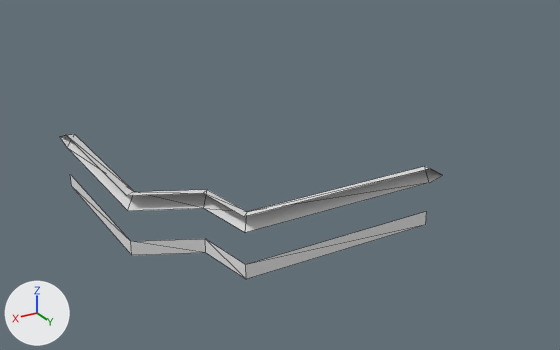
What one commit did to the glTF model Assets/Maps/AA/Models/Modern/mod2.gltf.
Camera for both pictures: a 50 mm camera at (19.6, 36.1, 23.0) aimed at (-4.0, -3.2, 3.4). Lighting does not change. The marker at lower left points along +X, +Y and +Z. Mesh edges are drawn as thin lines. Where no turn or scale is listed for an object, it has been applied to the vertices. Vertices at the same position are counted once.
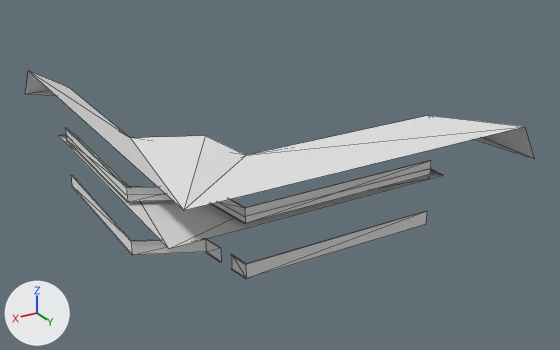
Patch to the scene script:
```diff
--- a/Assets/Maps/AA/Models/Modern/mod2.gltf.py
+++ b/Assets/Maps/AA/Models/Modern/mod2.gltf.py
@@ mat_material_004 @@
+mat_material_004 = bpy.data.materials.new('Material.004')
+# uses the picture img_brick_specular
@@ me_plane_003 @@
 # used by ob_plane_002; location = (0.0, 0.0, 0.0)
-me_plane_003.from_pydata(...)  # 10 vertices, 8 faces; spans x -12.0..6.0, y -16.0..2.0, z 0.0..1.0
+me_plane_003.from_pydata(...)  # 27 vertices, 26 faces; spans x -12.1..6.0, y -16.1..2.0, z 0.0..1.0
+# me_plane_003 part 1
+# 1 vertex is removed from x -12.0, y 2.0, z 0.0
+# 8 faces are deleted
+# 18 vertices are added at x -12.1..5.9, y -16.1..1.9, z 0.0..1.0
+# 26 new faces join them
 me_plane_003.materials.append(mat_material_002)
@@ me_plane_001 @@
 # used by ob_plane_003; location = (0.0, 0.0, 0.0); scale = (0.2, 0.2, 0.2)
-me_plane_001.from_pydata(...)  # 17 vertices, 20 faces; spans x -65.6..30.0, y -88.9..10.0, z 15.0..19.9
+me_plane_001.from_pydata(...)  # 15 vertices, 18 faces; spans x -65.6..30.0, y -88.9..10.0, z 16.3..19.9
+# me_plane_001 part 2
+# 3 vertices are removed from x 7.0..30.0, y -20.0..10.0, z 15.0
+# 6 faces are deleted
+# 2 vertices move from x -60.0..30.0, y -80.0..10.0, z 15.0 to x -60.0..30.0, y -80.0..10.0, z 16.3
+# 1 vertex is added at (30.0, 10.0, 16.3)
+# 4 new faces join them
 me_plane_001.materials.append(mat_material_002)
@@ me_plane_005 @@
+me_plane_005.from_pydata(...)  # 19 vertices, 20 faces; spans x -12.1..6.0, y -16.1..2.0, z 0.0..1.0
+me_plane_005.materials.append(mat_material_004)  # its picture is missing
@@ me_plane_004 @@
+me_plane_004.from_pydata(...)  # 13 vertices, 16 faces; spans x -13.2..8.0, y -17.8..9.0, z 3.3..5.4
+me_plane_004.materials.append(mat_material_004)  # its picture is missing
@@ ob_plane_003 @@
 ob_plane_003.location = (0.0, 0.0, 0.0)
-ob_plane_003.scale = (0.2, 0.2, 0.2)
+ob_plane_003.scale = (0.2, 0.202, 0.2)
@@ ob_plane_005 @@
+ob_plane_005 = bpy.data.objects.new('Plane.005', me_plane_005)
+ob_plane_005.location = (0.0, 0.0, 3.54)
@@ ob_plane_004 @@
+ob_plane_004 = bpy.data.objects.new('Plane.004', me_plane_004)
+ob_plane_004.location = (0.0, 0.0, 3.54)
```

Pixel boxes (x1, y1, x2, y2) of what changed, in the pictures (560 x 350 px; the box of a moved part takes in the faces that stretch with it):
'Plane.004', added: after (26, 71, 535, 210)
'Plane.003', reshaped, rescaled (18% taller): before (60, 134, 442, 232); after (59, 133, 443, 249)
'Plane.002', reshaped: before (70, 174, 427, 279); after (71, 174, 427, 279)
'Plane.005', added: after (66, 128, 431, 224)
part 2 of me_plane_001, moved or reshaped: before (60, 135, 442, 232); after (59, 135, 443, 249)
